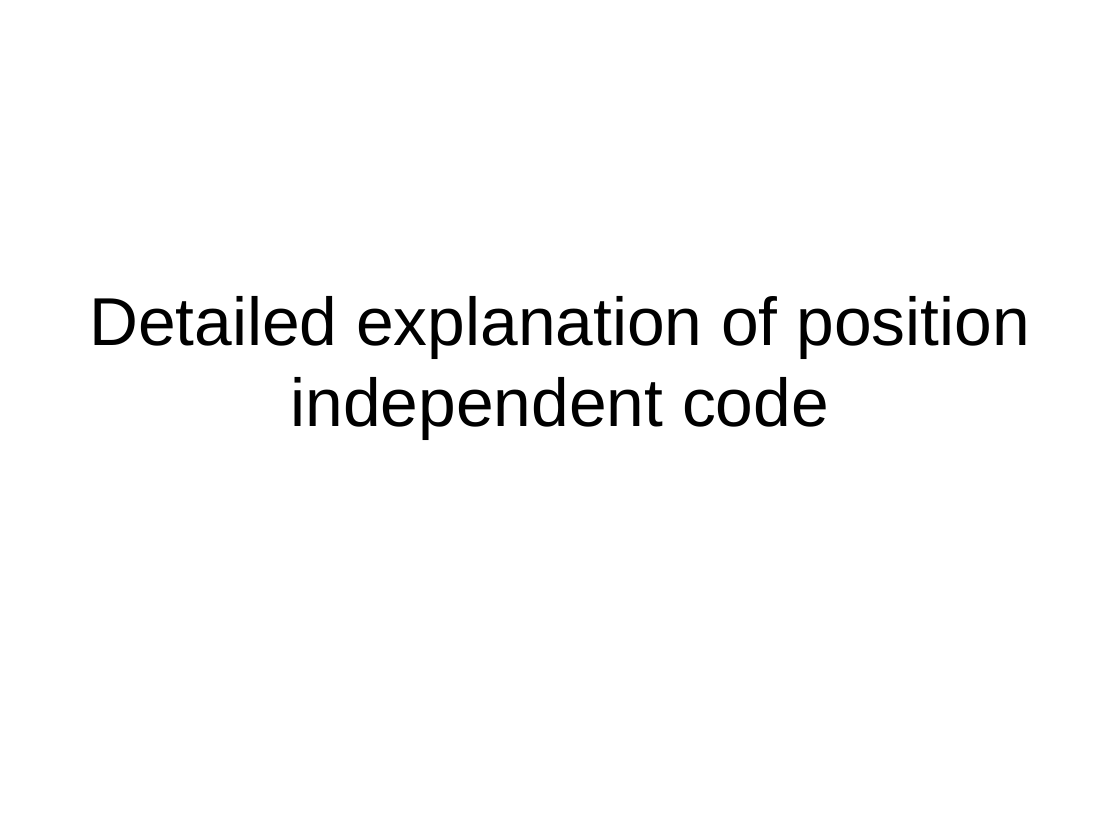
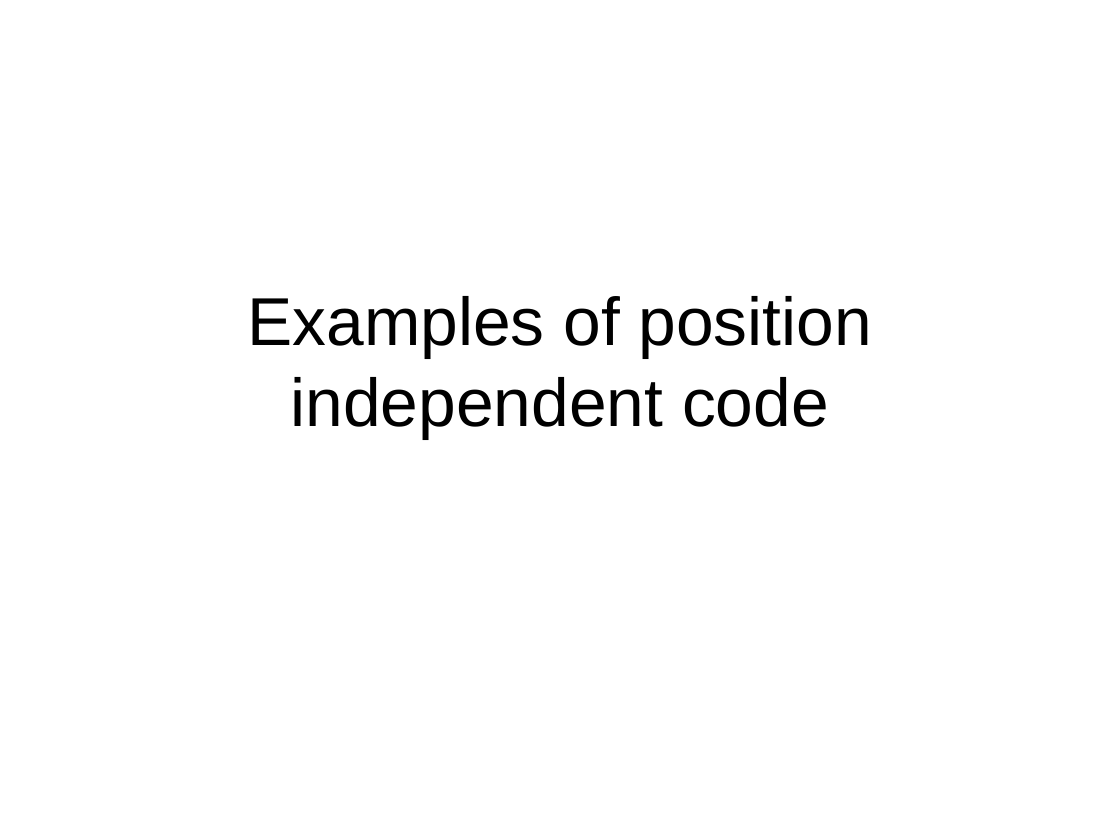
Before and after one commit to antonburtsev/cs5460, a slide deck: slide 95 of lectures/lecture04-linking-and-loading/lecture04-linking-and-loading.odp (slide 100 before the commit). Drawn at 1120x840 pixels with LibreOffice and Linux fonts; fonts in the diff are those of the drawing. Boxes give left, top, right and bottom in pixels: in the first picture for what was removed or moved away, otherwise in the second. Text is boxed around its words. In the diff, an @@ line names an element or a change of style, - is before the commit and + after.

Commit message:
Lecture on Position Independent Code

```diff
--- a/lectures/lecture04-linking-and-loading/lecture04-linking-and-loading.odp
+++ b/lectures/lecture04-linking-and-loading/lecture04-linking-and-loading.odp
@@ subtitle at (x1=247, y1=296, x2=872, y2=439): text changed @@
-Detailed explanation of position independent code
+Examples of position independent code
```
Also in this commit, not shown: 7 slides added, 1 slide removed, 2 other files.
